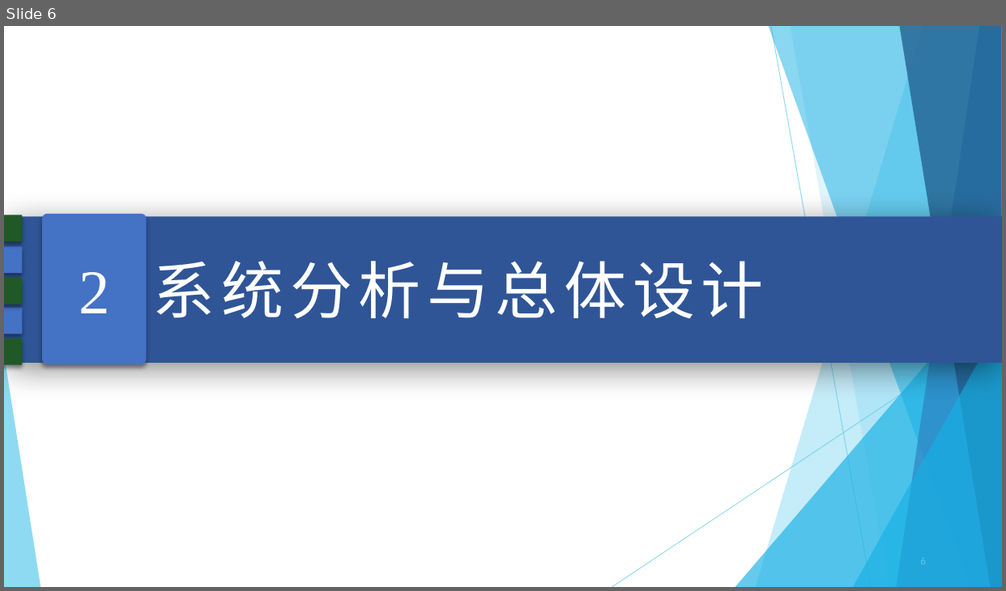
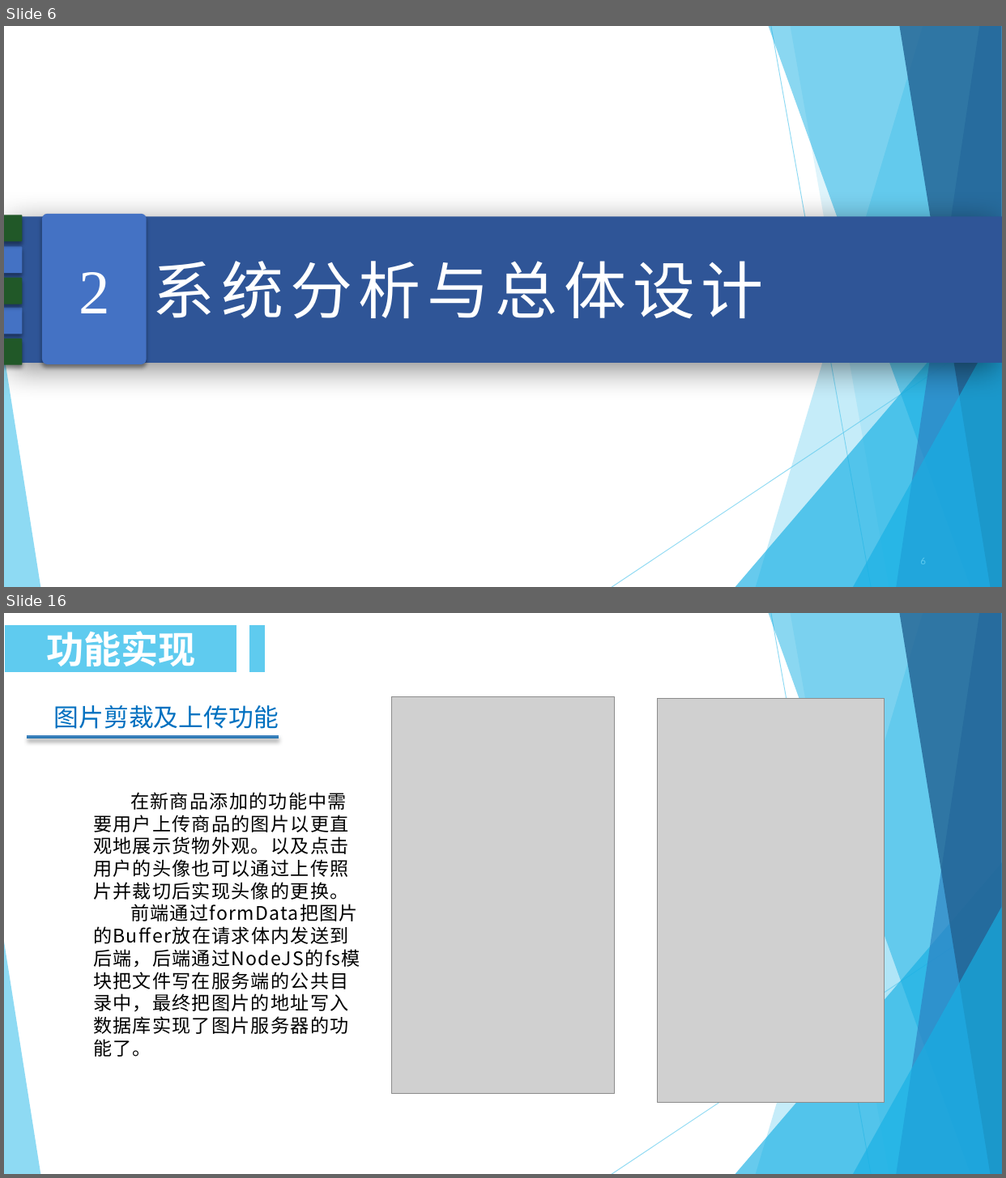
Before and after one commit to JASONPANGGO/RFID-repo, a slide deck: 答辩/彭梓浩毕业答辩PPT.pptx. Shown one above the other, each under a label of ours: slide 6 before the commit, slides 6 and 16 after it; the slides between them are not shown. The pictures are 1006x591 and 1006x1178 pixels, drawn with LibreOffice and Linux fonts; fonts in the diff are those of the drawing; grey boxes stand for pictures. Boxes give left, top, right and bottom in pixels: in the first picture for what was removed or moved away, otherwise in the second. Text is boxed around its words. In the diff, an @@ line names an element or a change of style, - is before the commit and + after.

```diff
--- a/答辩/彭梓浩毕业答辩PPT.pptx
+++ b/答辩/彭梓浩毕业答辩PPT.pptx
@@ slide 16 added at [4, 613, 1002, 1174], background #FFFFFF; not listed: 10 template elements that a slide beside it also shows @@
@@ rectangle added at [4, 624, 238, 674], fill #5FCBEF, outline #FFFFFF 2 pt, 36 pt, text #FFFFFF, bold @@
+功能实现
@@ rectangle added at [248, 624, 266, 674], fill #5FCBEF, outline #FFFFFF 2 pt @@
@@ text added at [54, 705, 279, 729], 24 pt, text #0070C0 @@
+图片剪裁及上传功能
@@ picture added at [391, 697, 614, 1094] @@
@@ picture added at [658, 698, 884, 1102] @@
@@ rectangle added at [27, 735, 279, 739], fill gradient #4A8BC6 to #2A78B2 @@
@@ text added at [93, 792, 360, 1057], 18 pt, text #000000 @@
+在新商品添加的功能中需要用户上传商品的图片以更直观地展示货物外观。以及点击用户的头像也可以通过上传照片并裁切后实现头像的更换。
+前端通过formData把图片的Buffer放在请求体内发送到后端，后端通过NodeJS的fs模块把文件写在服务端的公共目录中，最终把图片的地址写入数据库实现了图片服务器的功能了。
```
Also in this commit, not shown: 2 slides changed, 20 other slides added, 1 slide removed.
